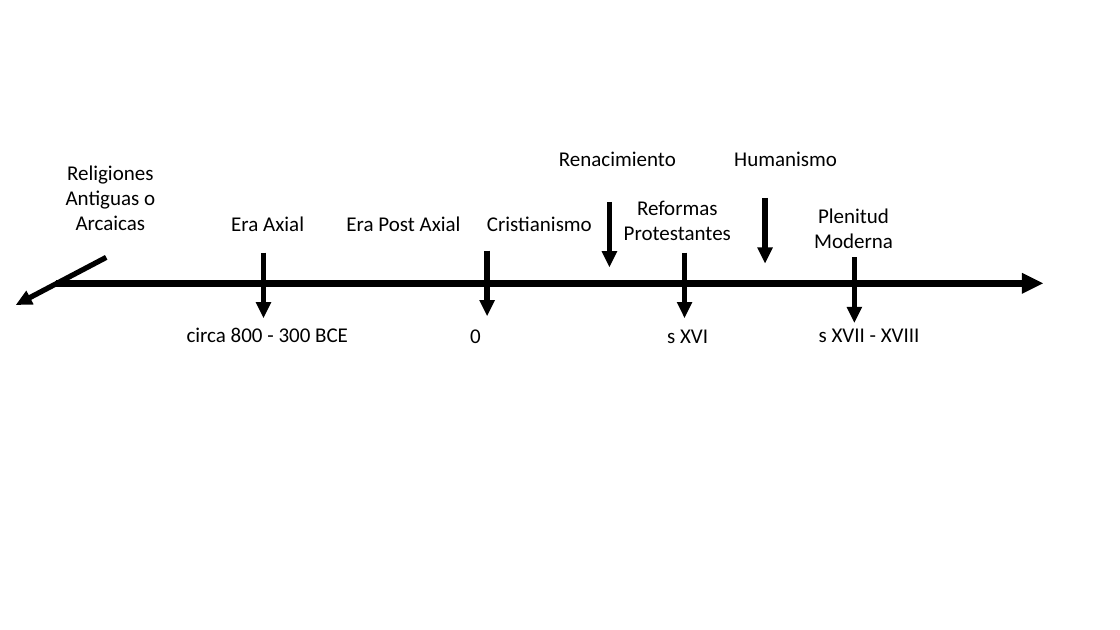
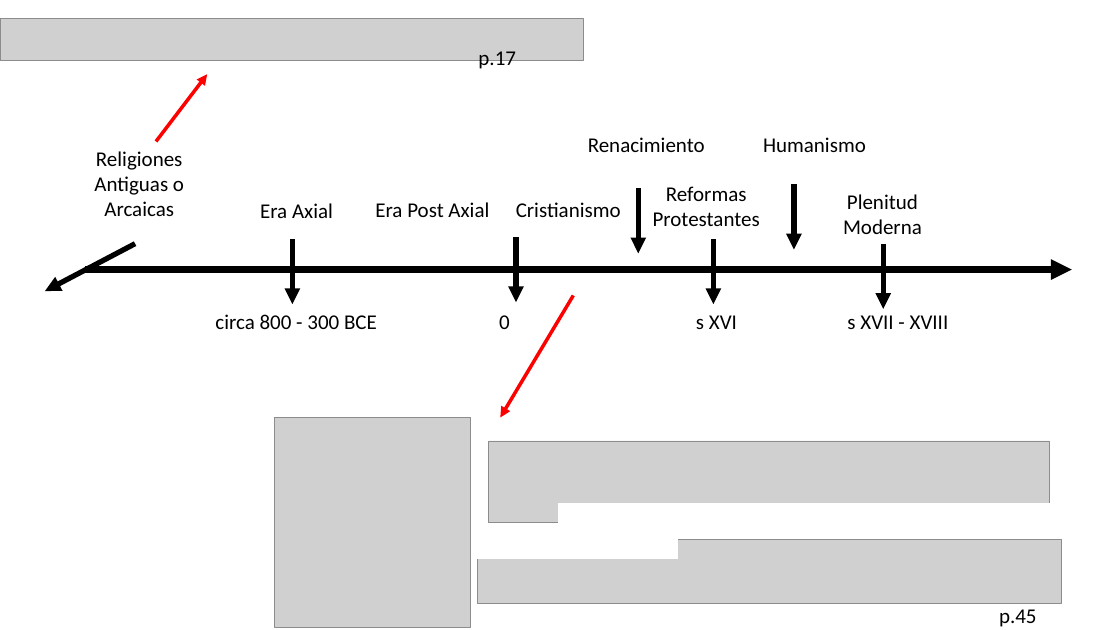
Before and after one commit to zaboltar/zaboltar.github.io, a slide deck: slide 3 of assets uarm/2023 2 UarmPCrit/Taylor - Era Secular 3 y 5.pptx (slide 2 before the commit). Drawn at 1120x630 pixels with LibreOffice and Linux fonts; fonts in the diff are those of the drawing; grey boxes stand for pictures. Boxes give left, top, right and bottom in pixels: in the first picture for what was removed or moved away, otherwise in the second. Text is boxed around its words. In the diff, an @@ line names an element or a change of style, - is before the commit and + after.

Commit message:
modern age

```diff
--- a/assets uarm/2023 2 UarmPCrit/Taylor - Era Secular 3 y 5.pptx
+++ b/assets uarm/2023 2 UarmPCrit/Taylor - Era Secular 3 y 5.pptx
@@ picture added at box(0, 18, 584, 60) @@
@@ text added at box(478, 51, 516, 71), 18 pt, text #000000 @@
+p.17
@@ arrow added from (156, 141) to (208, 74), #FF0000 3 pt @@
@@ 12 texts, 8 arrows: place and size @@
-12 texts, 8 arrows at box(16, 151, 1044, 343)
+12 texts, 8 arrows at box(45, 137, 1072, 329)
@@ arrow added from (574, 296) to (501, 418), #FF0000 3 pt @@
@@ picture added at box(275, 418, 471, 628) @@
@@ picture added at box(489, 441, 1050, 523) @@
@@ rectangle added at box(559, 504, 1049, 532), fill #FFFFFF, outline #FFFFFF 1 pt @@
@@ picture added at box(477, 539, 1062, 603) @@
@@ rectangle added at box(477, 539, 678, 558), fill #FFFFFF, outline #FFFFFF 1 pt @@
@@ text added at box(999, 609, 1037, 627), 18 pt, text #000000 @@
+p.45
```
Also in this commit, not shown: 11 other slides changed, 3 slides added, 1 slide removed, 8 other files.
